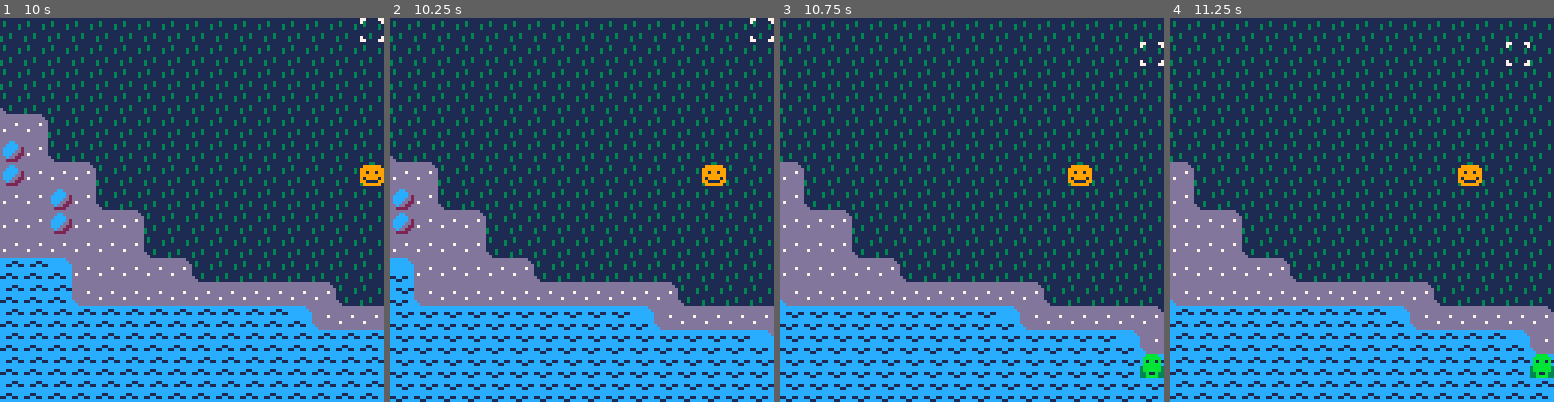
Above: before the commit, frames 1-4 (left to right).
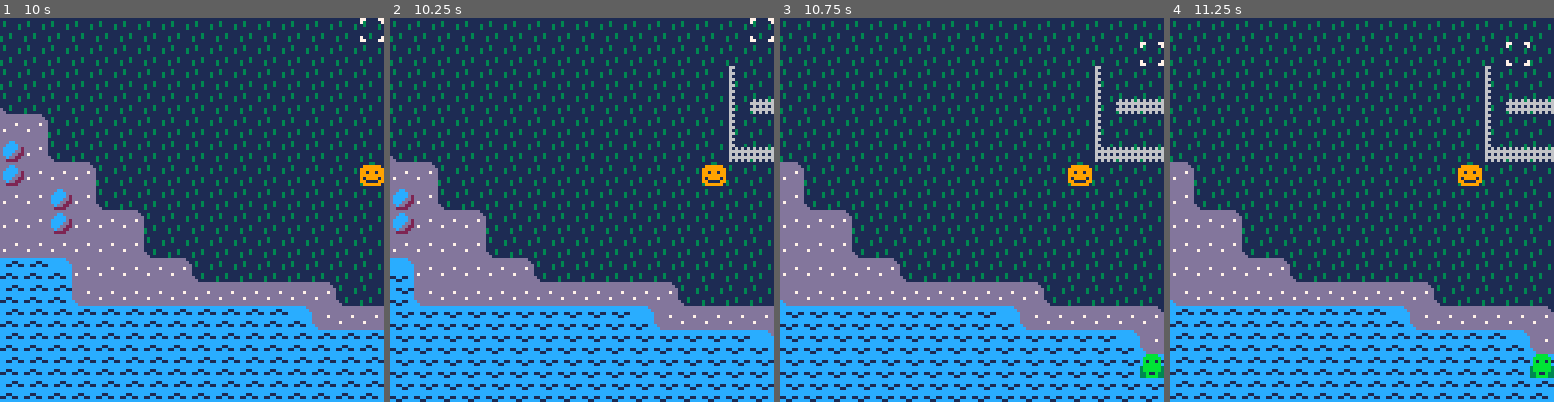
Above: after the commit, the same moments.

Repository: cstephen/PICO-8-Tactics
Game: PICO-8 cartridge tactics.p8
Same seed, same stepped clock (60 frames per second), same inputs: the game is played once before the commit and once after it.
Inputs:
- Up to frame 1 (10 s): tap X (X key) at 0.33, 0.7, 1.43, 2.58, 3.1, 3.62, 4.13, 4.65, 5.17, 5.68, 6.2, 6.72, 7.23, 7.75, 8.27, 8.78, 9.3, 9.82 s; tap O (Z key) at 1.07, 1.8, 2.43, 3.07, 3.7, 4.33, 4.97, 5.6, 6.23, 6.87, 7.5, 8.13, 8.77, 9.4 s; hold Right 2.33-3.33 s; hold Right 3.38-4.22 s; hold Up 4.27-4.67 s; hold Right 4.72-5.72 s; hold Down 5.77-6.1 s; hold Left 6.15-6.98 s; hold Right 7.03-8.03 s; hold Right 8.08-8.92 s; hold Up 8.97-9.37 s; hold Right from 9.42 s (still down)
- Up to frame 2 (10.25 s): keep holding Right; tap O (Z key) at 10.03 s
- Up to frame 3 (10.75 s): tap X (X key) at 10.33 s; release Right at 10.42 s; hold Down from 10.47 s (still down); tap O (Z key) at 10.67 s
- Up to frame 4 (11.25 s): release Down at 10.8 s; tap X (X key) at 10.85 s; hold Left from 10.85 s (still down)

Frame 1 is identical in both runs. In frame 2, 0.8% of the frame differs, in the area x 87-100%, y 12-38%; in frame 3, 1.1%, in the area x 81-100%, y 12-38%; in frame 4, 1.1%.

Commit message:
Add tiles for fences and add another pond.

Diff:
--- a/tactics.p8
+++ b/tactics.p8
@@ -1553,45 +1553,45 @@
 cccccccccccccccccccccccccccccccccc11cccccccccccccc11ccccccccccccccccccccccccccccccccccccccccccccd7ddddddd7ddddddd7dddddddddddddd
 1ccccccc1cccccccccccccc1ccccccc111cc11cc11cc11cc11cc11cc11cc11ccdcccccccdccccccccccccccdcccccccdddddddddddddddddddddddddcddddddd
 11cccccc11cccccccccccc11cccccc11cccccccccc11cccccccccccccc11ccccddccccccddccccccccccccddccccccddddddddddddddddddddddddddccdddddd
-dddddddd11dddddddddddd11dddddddddddddddd11111111dd111111111111dd111111111111111111111111cc111111111111cc111111112222222222222211
-dddddddd1dddddddddddddd1dddddddddddddddd13111111d31111111311111d131111111311111113111111c31111111311111c131111112222222222222221
-dddddddddddddddddddddddddddddddddddddddd1311113113111131131111311311113113111131131111311311113113111131131111312722222227222222
-ddddd7ddddddd7ddddddd7ddddddd7ddddddd7dd1111113111111131111111311111113111111131111111311111113111111131111111312222227222222272
-dddddddddddddddddddddddddddddddddddddddd1111111111111111111111111111111111111111111111111111111111111111111111112222222222222222
-d7ddddddd7ddddddd7ddddddddddddddd7dddddd1113111111131111111311111113111111131111111311111113111111131111111311112222222222222222
-dddddddcdddddddddddddddd1dddddddddddddd1311311113113111131131111d1131111311311113113111d3113111111131111311311112227222222272222
-ddddddccdddddddddddddddd11dddddddddddd11311111113111111131111111dd11111131111111311111dd3111111111111111311111117222222222222222
-22222222222222222222222222222222222222222222222222222222000000000000000000000000000000000000000000000000aaaaaaaacccccccc77000077
-2222222222222222222222222222222222222222222222222227d222000000000000000000000000000000000000000000000000aaaaaaaacccccccc70000007
-2722222227222222272222222222e22222222222227777222227d222000000000000000000000000000000000000000000000000aaaaaaaacccccccc00000000
-22222272222222722222227222222ee22222222227777762277777d2000000000000000000000000000000000000000000000000aaaaaaaacccccccc00000000
-222222222222222222222222222222222222222227666762277777d2000000000000000000000000000000000000000000000000aaaaaaaacccccccc00000000
-2222222222222222222222222222222222222222277777622227d222000000000000000000000000000000000000000000000000aaaaaaaacccccccc00000000
-122722222227222222272222e222222222222222276667622227d222000000000000000000000000000000000000000000000000aaaaaaaacccccccc70000007
-1122222272222222722222222ee2222222222222277777622227d222000000000000000000000000000000000000000000000000aaaaaaaacccccccc77000077
+dddddddd11dddddddddddd11dddddddddddddddd11111111dd111111111111dd1111111111111111111111111111111111111111000000002222222222222211
+dddddddd1dddddddddddddd1dddddddddddddddd13111111d31111111311111d1311111113111111131111111111111113111111000000002222222222222221
+dddddddddddddddddddddddddddddddddddddddd1311113113111131131111311311113113111131131111311111113113111111000000002722222227222222
+ddddd7ddddddd7ddddddd7ddddddd7ddddddd7dd1111113111111131111111311111113111111131111111311616161616161616000000002222227222222272
+dddddddddddddddddddddddddddddddddddddddd1111111111111111111111111111111111111111111111111666666666666666000000002222222222222222
+d7ddddddd7ddddddd7ddddddddddddddd7dddddd1113111111131111111311111113111111131111111311111616161616161616000000002222222222222222
+dddddddcdddddddddddddddd1dddddddddddddd1311311113113111131131111d1131111311311113113111d1666666666666666000000002227222222272222
+ddddddccdddddddddddddddd11dddddddddddd11311111113111111131111111dd11111131111111311111dd1616161636161616000000007222222222222222
+22222222222222222222222222222222222222222222222222222222111111111661111111111166111111661661111100000000aaaaaaaacccccccc77000077
+2222222222222222222222222222222222222222222222222227d222131111111611111113111116131111161611111100000000aaaaaaaacccccccc70000007
+2722222227222222272222222222e22222222222227777222227d222131111311661113113111166131111661661113100000000aaaaaaaacccccccc00000000
+22222272222222722222227222222ee22222222227777762277777d2161616361616161616161616111111361611113100000000aaaaaaaacccccccc00000000
+222222222222222222222222222222222222222227666762277777d2666666661666666666666666111111661661111100000000aaaaaaaacccccccc00000000
+2222222222222222222222222222222222222222277777622227d222161616161616161616161616111311161613111100000000aaaaaaaacccccccc00000000
+122722222227222222272222e222222222222222276667622227d222666666661666666666666666311311661663111100000000aaaaaaaacccccccc70000007
+1122222272222222722222222ee2222222222222277777622227d222361616161616161636161616311111161611111100000000aaaaaaaacccccccc77000077
 __gff__
 0000080000000000000000000000000000000800000000000000000000000000000000000000000000000000000000000000000000000000000000000000000000000000000000000000000000000000000000000000000000000000000000000000000000000000000000000000000000000000000000000000000000000000
 0000000000000000000000000000000000000000000000000000000000000000000000000000000000000000000000000000000000000000000000000000000000000000000000000000000000000000000000000000000000000000000000000000000000000000000000000000000000000000000000000000000000000000
 __map__
-cacacacacacacacacadcdcdcdcdcdcdcdcdcdcdcdcdcdcdce5e5e5e5e5e5e5e5e5e5e5e5e5e5e5e5e5e5e5e5e5e5e5e5e5cacacacacacacacacacacacacacacacacacacacacacacacacacacacae5e5e5e5e5e5e5e5e5e5e5e5e5e5e5e5e5e5e5e5eef5eef5eeeeeeeeeeeeeeeeeeeeeeeeeeeeeeeeeeeeeeeeeeeeeeeeeeeeee
-cacacacacacacacacadfdcdcdcdcdcdcdcdcdcdcdcdcdcdce5e5e5e5e5e5e5e5e5e5e5e5e5e5e5e5e5e5e5e5e5e5e5e5e5d0cacacacacacacacacacacacacacacacacacacacacacacacacacad2e5e5e5e5e5e5e5e5e5e5e5e5e5e5e5e5e5e5e5e5eeeeeeeeeeeeeef6eeeeeeeeeeeeeef6eeeeeeeeeeeeeeeeeeeeeeeeeeeeee
-cacacacacacacacacacad6dcdcdcdcdcdcdcdcdcdcdcdcdce5e5e5e5e5e5e5e5e5e5e5e5e5e5e5e5e5e5e5e5e5e5e5e5e5e5eccacacacacacacacacacacacacacacacacacacacacacacacaebe5e5e5e5e5e5e5e5e5e5e5e5e5e5e5e5e5e5e5e5e5eef5eef5eeeef6f6f6eeeeeeeeeef6f6f6eeeeeeeeeeeeeeeeeeeeeeeeeeee
-cacacacacacacacacacacadfdcdcdcdcdcdcdcdcdcdcdcdce8e5e5e5e5e5e5e5e5e5e5e5e5e5e5e5e5e5e5e5e5e5e5e5e5e5e5d0cacacacacacacacacacacacacacacacacacacacacacad2e5e5e5e5e5e5e5e5e5e5e5e5e5e5e5e5e5e5e5e5e5e5eeeeeeeeeeeeeef6eeeeeef6eeeeeef6eeeeeeeeeeeeeeeeeeeeeeeeeeeeee
-cacacacacacacacacacacacad6dcdcdcdcdcdcdcdcdcdcdcdce2e5e5e5e5e5e5e5e5e5e5e5e5e5e5e5e5e5e5e5e5e5e5e5e5e5e5e5e5e5e5eccacacacacacacacacacacacacacacacaebe5e5e5e5e5e5e5e5e5e5e5e5e5e5e5e5e5e5e5e5e5e5e5eef5eef5eeeeeeeeeeeef6f6f6eeeeeeeeeeeeeeeeeeeeeeeeeeeeeeeeeeee
-cacacacacacacacacacacacacadfdcdcdcdcdcdcdcdcdcdc81dce8e5e5e5e5e5e5e5e5e5e5e5e5e5e5e5e5e5e5e5e5e5e5e5e5e5e5e5e5e5e5d0cacacacacacacacacacacacacacad2e5e5e5e5e5e5e5e5e5e5e5e5e5e5e5e5e5e5e5e5e5e5e5e5eeeeeeeeeeeeeeeeeef6f6f6f6f6eeeeeeeeeeeeeeeeeeeeeeeeeeeeeeeeee
+cacacacacacacacacadcdcdcdcdcdcdcdcdcdcdcdcdcdcdce5e5e5e5e5e5e5e5e5e5e5e5e5e5e5e5e5e5e5e5e5e5e5e5e5e5e5e5e5e5e5e5e5e5e5e5e3dcdcdccacacacacacacacacacacacacadce5e5e5e5e5e5e5e5e5e5e5e5e5e5e5e5e5e5e5eef5eef5eeeeeeeeeeeeeeeeeeeeeeeeeeeeeeeeeeeeeeeeeeeeeeeeeeeeee
+cacacacacacacacacadfdcdcdcdcdcdcdcdcdcdcdcdcdcdce5e5e5e5e5e5e5e5e5e5e5e5e5e5e5e5e5e5e5e5e5e5e5e5e5e5e5e5e5e5e5e5e5e5e5e5e7e3dcdcd8cacacacacacacacacacacadadce5e5e5e5e5e5e5e5e5e5e5e5e5e5e5e5e5e5e5eeeeeeeeeeeeeef6eeeeeeeeeeeeeef6eeeeeeeeeeeeeeeeeeeeeeeeeeeeee
+cacacacacacacacacacad6dcdcdcdcdcdcdcdcdcdcdcdcdce5e5e5e5e5e5e5e5e5e5e5e5e5e5e5e5fbe5e5e5e5fae5e5e5e5e5e5e5e5e5e5e5e5e5e5e5e7e3dcdcdecacacacacacacacacadddce4e5e5e5e5e5e5e5e5e5e5e5e5e5e5e5e5e5e5e5eef5eef5eeeef6f6f6eeeeeeeeeef6f6f6eeeeeeeeeeeeeeeeeeeeeeeeeeee
+cacacacacacacacacacacadfdcdcdcdcdcdcdcdcdcdcdcdce8e5e5e5e5e5e5e5e5e5e5e5e5e5e5e5fbf7f7f7f7fae5e5e5e5e5e5e5e5e5e5e5e5e5e5e5e5e7e3dcdcd8cacacacacacacadadce6e5e5e5e5e5e5e5e5e5e5e5e5e5e5e5e5e5e5e5e5eeeeeeeeeeeeeef6eeeeeef6eeeeeef6eeeeeeeeeeeeeeeeeeeeeeeeeeeeee
+cacacacacacacacacacacacad6dcdcdcdcdcdcdcdcdcdcdcdce2e5e5e5e5e5e5e5e5e5e5e5e5e5e5fbe5e5e5e5fae5e5e5e5e5e5e5e5e5e5e5e5e5e5e5e5e5e7e3dcdcdcdcdcdcdcdcdcdce4e5e5e5e5e5e5e5e5e5e5e5e5e5e5e5e5e5e5e5e5e5eef5eef5eeeeeeeeeeeef6f6f6eeeeeeeeeeeeeeeeeeeeeeeeeeeeeeeeeeee
+cacacacacacacacacacacacacadfdcdcdcdcdcdcdcdcdcdc81dce8e5e5e5e5e5e5e5e5e5e5e5e5e5f8f7f7f7f7f9e5e5e5e5e5e5e5e5e5e5e5e5e5e5e5e5e5e5e5e5e5e5e5e5e5e5e5e5e5e5e5e5e5e5e5e5e5e5e5e5e5e5e5e5e5e5e5e5e5e5e5eeeeeeeeeeeeeeeeeef6f6f6f6f6eeeeeeeeeeeeeeeeeeeeeeeeeeeeeeeeee
 c0c0c4cacacacacacacacacacacacad6dcdcdcdcdcdcdcdc81dcdce2e5e5e5e5e5e5e5e5e5e5e5e5e5e5e5e5e5e5e5e5e5e5e5e5e5e5e5e5e5e5e5e5e5e5e5e5e5e5e5e5e5e5e5e5e5e5e5e5e5e5e5e5e5e5e5e5e5e5e5e5e5e5e5e5e5e5e5e5e5eef5eef5eeeeeeeeeeeef6f6f6eeeeeeeeeeeeeeeeeeeeeeeeeeeeeeeeeeee
 c0c0c0d0cacacacacacacacacacacacadfdcdcdcdcdcdcdcdcdc81dce8e5e5e5e5e5e5e5e5e5e5e5e5e5e5e5e5e5e5e5e5e5e5e5e5e5e5e5e5e5e5e5e5e5e5e5e5e5e5e5e5e5e5e5e5e5e5e5e5e5e5e5e5e5e5e5e5e5e5e5e5e5e5e5e5e5e5e5e5eeeeeeeeeeeeeef6eeeeeef6eeeeeef6eeeeeeeeeeeeeeeeeeeeeeeeeeeeee
 c0c0c0c0c0c0c0c4cacacacacacacacacacad6dcdcdcdcdcdcdc81dcdce2e5e5e5e5e5e5e5e5e5e5e5e5e5e5e5e5e5e5e5e5e5e5e5e5e5e5e5e5e5e5e5e5e5e5e5e5e5e5e5e5e5e5e5e5e5e5e5e5e5e5e5e5e5e5e5e5e5e5e5e5e5e5e5e5e5e5e5eef5eef5eeeef6f6f6eeeeeeeeeef6f6f6eeeeeeeeeeeeeeeeeeeeeeeeeeee
 c0c0c0c0c0c0c0c0d0cacacacacacacacacacadfdcdcdcdcdcdcdcdcdcdce8e5e5e5e5e5e5e5e5e5e5e5e5e5e5e5e5e5e5e5e5e5e5e5e5e5e5e5e5e5e5e5e5e5e5e5e5e5e5e5e5e5e5e5e5e5e5e5e5e5e5e5e5e5e5e5e5e5e5e5e5e5e5e5e5e5e5eeeeeeeeeeeeeef6eeeeeeeeeeeeeef6eeeeeeeeeeeeeeeeeeeeeeeeeeeeee
 c0c0c0c0c0c0c0c0c0c0c4cacacacacacacacacacacacacacacad6dcdcdcdce2e8e5e5e5e5e5e5e5e5e5e5e5e5e5e5e5e5e5e5e5e5e5e5e5e5e5e5e5e5e5e5e5e5e5e5e5e5e5e5e5e5e5e5e5e5e5e5e5e5e5e5e5e5e5e5e5e5e5e5e5e5e5e5e5e5eef5eef5eeeeeeeeeeeeeeeeeeeeeeeeeeeeeeeeeeeeeeeeeeeeeeeeeeeeee
 c0c0c0c0c0c0c0c0c0c0c0cacacacacacacacacacacacacacacacadfdcdcdcdcdcdcdcdcdce2e8e5e5e5e5e5e5e5e5e5e5e5e5e5e5e5e5e5e5e5e5e5e5e5e5e5e5e5e5e5e5e5e5e5e5e5e5e5e5e5e5e5e5e5e5e5e5e5e5e5e5e5e5e5e5e5e5e5e5f0eeeeeeeeeeeeeeeeeeeeeeeeeeeeeeeeeeeeeeeeeeeeeeeeeeeeeeeeeeee
-c0c0c0c0c0c0c0c0c0c0c0d0cacacacacacacacacacacacacacacacacacacacacacacacad6dfdcdcdcdce2e8e5e5e5e5e5e5e5e5e5e5e5e5e5e5e5e5e5e5e5e5e5e5e5e5e5e5e5e5e5e5e5e5e5e5e5e5e5e5e5e5e5e5e5e5e5e5e5e5e5e5e5e5e5e5e5e5e5e5e5e5e5e5e5e5e5e5e5e5e5e5e5e5ebe5e5e5e5e5e5e5e5e5e5e5
+c0c0c0c0c0c0c0c0c0c0c0d0cacacacacacacacacacacacacacacacacacacacacacacacad6dfdcdcdcdce2e8e5e5e5e5e5e5e5e5e5e5e5e5e5e5e5e5e5e5e5e5e5e5e5e5e5e5e5e5e5e5e5e5e5e5e5e5e5e5e5e5e5e5e5e5e5e5e5e5e5e5e5e5e5e5e5e5e5e5e5e5e5e5e5e5e5e5e5e5e5e5e5e5e5e5e5e5e5e5e5e5e5e5e5e5
 c0c0c0c0c0c0c0c0c0c0c0c0c0c0c4cacacacacacacacacacacacacacacacacacacacacacacacacacad6dfdce2e8e5e5e5e5e5e5e5e5e5e5e5e5e5e5e5e5e5e5e5e5e5e5e5e5e5e5e5e5e5e5e5e5e5e5e5e5e5e5e5e5e5e5e5e5e5e5e5e5e5e5e5e5e5e5e5e5e5e5e5e5e5e5e5e5e5e5e5e5e5e5e5e5e5e5e5e5e5e5e5e5e5e5
 c0c0c0c0c0c0c0c0c0c0c0c0c0c0c0cacacacacacacacacacacacacacacacacacacacacacacacacacacacad6dfdcdce2e8e5e5e5e5e5e5e5e5e5e5e5eae1dcdcdcdcdcdcdcdce2e8e5e5e5e5e5e5e5e5e5e5e5e5e5e5e5e5e5e5e5e5e5e5e5e5e5e5e5e5e5e5e5e5e5e5e5e5e5e5e5e5e5e5e5e5e5e5e5e5e5e5e5e5e5e5e5e5
-c0c0c0c0c0c0c0c0c0c0c0c0c0c0c0cacacacacacacacacacacacacacacacacacacacacacacacacacacacacacacad6dfdcdcdcdcdcdcdcf3f3f3f3dcdce0d4cacacacacacad6dfdcdcdce2e8e5e5e5e5e5e5e5e5e5e5e5e5e5e5e5e5e5e5e5e5e5e5e5e5e5e5e5e5e5e5e5e5e5e5e5e5e5e5e5e5e5e5e5e5e5e5e5e5e5e5e5e5
+c0c0c0c0c080c0c0c0c0c0c0c0c0c0cacacacacacacacacacacacacacacacacacacacacacacacacacacacacacacad6dfdcdcdcdcdcdcdcf3f3f3f3dcdce0d4cacacacacacad6dfdcdcdce2e8e5e5e5e5e5e5e5e5e5e5e5e5e5e5e5e5e5e5e5e5e5e5e5e5e5e5e5e5e5e5e5e5e5e5e5e5e5e5e5e5e5e5e5e5e5e5e5e5e5e5e5e5
 c0c0c0c0c0c0c0c0c0c0c0c0c0c0c8cacacacacacacacacacacacacacacacacacacacacacacacacacacacacacacacacacacacacacacacaf3f3f3f3cacacacacacacacacacacacacacad6dfdce2e8e5e5e5e5e5e5e5e5e5e5e5e5e5e5e5e5e5e5e5e5e5e5e5e5e5e5e5e5e5e5e5e5e5e5e5e5e5e5e5e5e5e5e5e5e5e5e5e5e5e5
 c0c0c0c0c0c0c0c0c0c0c0c0c0cccacacacacacacacacacacacacacacacacacacacacacacacacacacacacacacacacacacacacacacacacaf3f3f3f3cacacacacacacacacacacacacacacacad6dfdcdce2e8e5e5e5e5e5e5e5e5e5e5e5e5e5e5e5e5e5e5e5e5e5e5e5e5e5e5e5e5e5e5e5e5e5e5e5e5e5e5e5e5e5e5e5e5e5e5e5
-c0c0c0c0c0c0c0c0c0c0c0c0c8cacacacacacacacacacacacacacacacacacacacacacacacacacacacacacacacacacacacacacacacacacaf3f3f3f3cacacacacacacacacacacacacacacacacacacad6dfe2e8e5e5e5e5e5e5e5e5e5e5e5e5e5e5e5e5e5e5e5e5e5e5e5e5e5e5e5e5e5e5e5e5e5e5e5e5e5e5e5e5e5e5e5e5e5e5
+c0c0c0c0c080c0c0c0c0c0c0c8cacacacacacacacacacacacacacacacacacacacacacacacacacacacacacacacacacacacacacacacacacaf3f3f3f3cacacacacacacacacacacacacacacacacacacad6dfe2e8e5e5e5e5e5e5e5e5e5e5e5e5e5e5e5e5e5e5e5e5e5e5e5e5e5e5e5e5e5e5e5e5e5e5e5e5e5e5e5e5e5e5e5e5e5e5
 c0c0c0c0c0c0c0c0c0cccacacacacacacacacacacacacacacacacacacacacacacacacacacacacacacacacacacacacacacacacacacacacaf3f3f3f3cacacacacacacacacacacacacacacacacacacacad6dfe2e8e5e5e5e5e5e5e5e5e5e5e5e5e5e5e5e5e5e5e5e5e5e5e5e5e5e5e5e5e5e5e5e5e5e5e5e5e5e5e5e5e5e5e5e5e5
 c0c0c0c0c0c0c0c0c8cacacacacacacacacacacacacacadadddcdcdcdcdcdcdcdcdcdcdcdcdcdcdcdcded8cacacacacacacacacacacacaf3f3f3f3cacacacacacacacacacacacacacacacacacacacacad6dfe2e8e5e5e5e5e5e5e5e5e5e5e5e5e5e5e5e5e5e5e5e5e5e5e5e5e5e5e1dcdcdcdcdce2e8e5e5e5e5e5e5e5e5e5e5
 c0c0c0c0c0cccacacacacacacacacacacacacacacadddcdcdcdcdcdcdcdcdcdcdcdcdcdcdcdcdcdcdcdcdcdcdcdcdcded8cacacacacacaf3f3f3f3cacacacacacacacacacacacacacacacacacacacacacad6dfe2e8e5e5e5e5e5e5e5e5e5e5e5e5e5e5e5e5e5e5e5e5e9e1dcdcdce0d4cacacad6dfdcdce2e8e5e5e5e5e5e5e5
